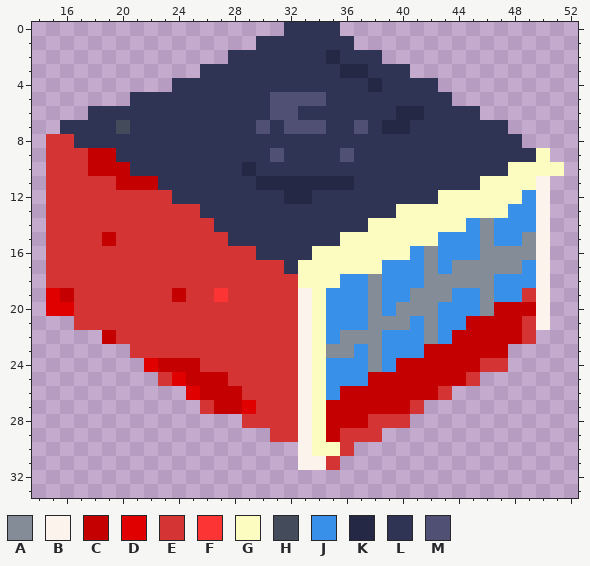
Pixel-art sprite: industries/school/3.png. The picture above is the old version.
The file is 64x36 pixels. Shown: x 14..52, y 0..33.
Palette (. is transparent): A #848c98  B #fcf4ec  C #c40000  D #e00000  E #d43434  F #fc3434  G #fcfcc0  H #444c5c  J #3890e8  K #242844  L #303454  M #505074
Pixels before, first column x 15:
 0 .................LLLL................
 1 ...............LLLLLLL...............
 2 .............LLLLLLLKLLL.............
 3 ...........LLLLLLLLLLKKLLL...........
 4 .........LLLLLLLLLLLLLLKLLLL.........
 5 ......LLLLLLLLLLMMMMLLLLLLLLL........
 6 ...LLLLLLLLLLLLLMMLLLLLLLKKLLLL......
 7 .LLLLHLLLLLLLLLMLMMMLLMLKKLLLLLLL....
 8 EELLLLLLLLLLLLLLLLLLLLLLLLLLLLLLLL...
 9 EEECCLLLLLLLLLLLMLLLLMLLLLLLLLLLLLLG.
10 EEECCCLLLLLLLLKLLLLLLLLLLLLLLLLLLGGGG
11 EEEEECCCLLLLLLLKKKKKKKLLLLLLLLLGGGGB.
12 EEEEEEEEELLLLLLLLKKLLLLLLLLLGGGGGGJB.
13 EEEEEEEEEEELLLLLLLLLLLLLLGGGGGGGGJJB.
14 EEEEEEEEEEEELLLLLLLLLLLGGGGGGGJAJJJB.
15 EEEECEEEEEEEELLLLLLLLGGGGGGGJJJAJJAB.
16 EEEEEEEEEEEEEEELLLLGGGGGGGJAJJJAAAAB.
17 EEEEEEEEEEEEEEEEELGGGGGGJJJAJAAAAAJB.
18 EEEEEEEEEEEEEEEEEEGGGJJAJJJAAAAAJJJB.
19 DCEEEEEEECEEFEEEEEBGJJJAJJAAAJJAJJEB.
20 DDEEEEEEEEEEEEEEEEBGJJJAJAAAJJJACCCB.
21 ..EEEEEEEEEEEEEEEEBGJJJAAAJAJJCCCCEB.
22 ....CEEEEEEEEEEEEEBGJAAAJJJAJCCCCCE..
23 ......EEEEEEEEEEEEBGAAJAJJJCCCCCC....
24 .......DCCCEEEEEEEBGJJJAJCCCCCCEE....
25 ........EDCCCEEEEEBGJJJCCCCCCCE......
26 ..........DCCCEEEEBGJCCCCCCCE........
27 ...........ECCDEEEBGCCCCCCE..........
28 ..............EEEEBGCCCEEE...........
29 ................EEBGCEEE.............
30 ..................BGGE...............
31 ..................BBE................
Now the later version:
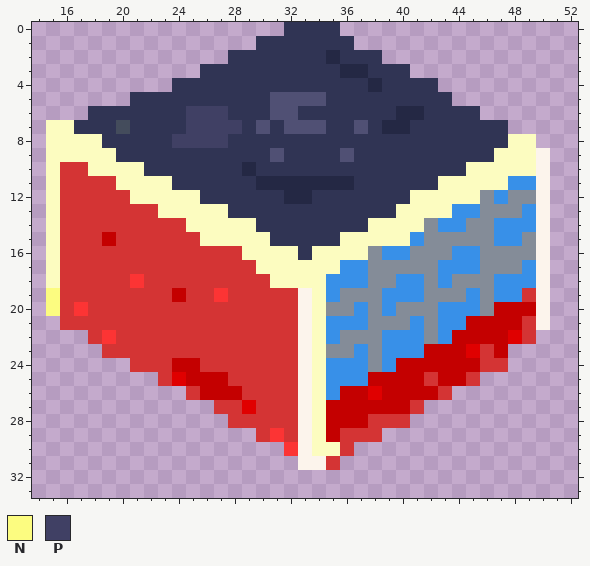
Colours new in this view: N #fcfc80  P #404064
Change:
y 6: x 25..27 LLL -> PPP
y 7: x 15..16 .L -> GG; x 25..28 LLLL -> PPPP
y 8: x 15..18 EELL -> GGGG; x 24..27 LLLL -> PPPP; x 48..49 L. -> GG
y 9: x 15..19 EEECC -> GGGGG; x 47..50 LLLG -> GGGB
y 10: x 15 E -> G; x 18..21 CCCL -> GGGG; x 45..47 LLL -> GGG; x 50..51 GG -> B.
y 11: x 15 E -> G; x 20..23 CCCL -> GGGG; x 43..45 LLL -> GGG; x 48..49 GG -> JJ
y 12: x 15 E -> G; x 21..25 EEELL -> GGGGG; x 41..42 LL -> GG; x 46..49 GGGJ -> AJAA
y 13: x 15 E -> G; x 23..27 EEELL -> GGGGG; x 44..48 GGGGJ -> JJAAA
y 14: x 15 E -> G; x 25..29 EELLL -> GGGGG; x 42..45 GGGJ -> AJJA
y 15: x 15 E -> G; x 26..30 EELLL -> GGGGG; x 41..45 GGJJJ -> JAAAA
y 16: x 15 E -> G; x 29..32 ELLL -> GGGG; x 38..41 GGGJ -> AJJA; x 43 J -> A
y 17: x 15 E -> G; x 30..32 EEL -> GGG; x 36..41 GGGJJJ -> JJAAAA; x 44..45 AA -> JJ
y 18: x 15 E -> G; x 21 E -> F; x 31..32 EE -> GG; x 35 G -> J; x 39 J -> A; x 43 A -> J
y 19: x 15..16 DC -> NE; x 36..37 JJ -> AA; x 41 A -> J; x 44 J -> A
y 20: x 15..17 DDE -> NEF; x 35..36 JJ -> AA
y 21: x 16 . -> E
y 22: x 18..19 .C -> EF; x 48 C -> D
y 23: x 19..20 .. -> EE; x 45..46 CC -> DE
y 24: x 21..23 .DC -> EEE
y 25: x 42 C -> E
y 26: x 25 D -> E; x 38 C -> D
y 27: x 26..28 ECC -> .EE
y 28: x 28 . -> E
y 29: x 30..31 .E -> EF
y 30: x 32 . -> F
Changed places in both pictures, as pixel boxes (x1, y1, x2, y2):
changed: (46, 106, 564, 456)
